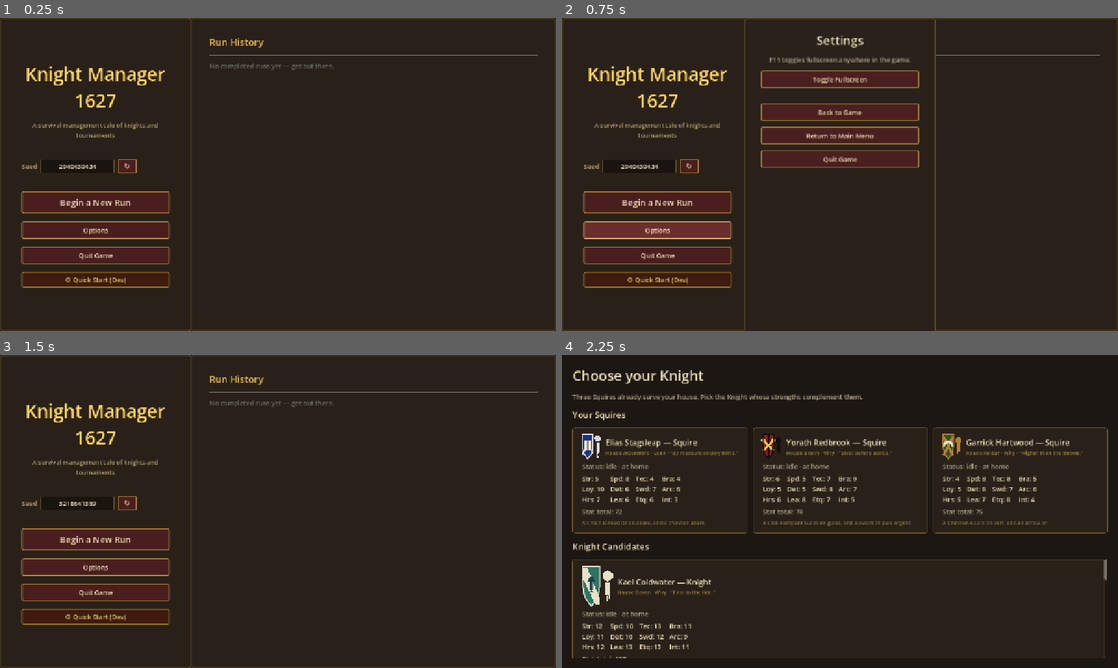
Above: before the commit, frames 1-4 (two rows, left to right).
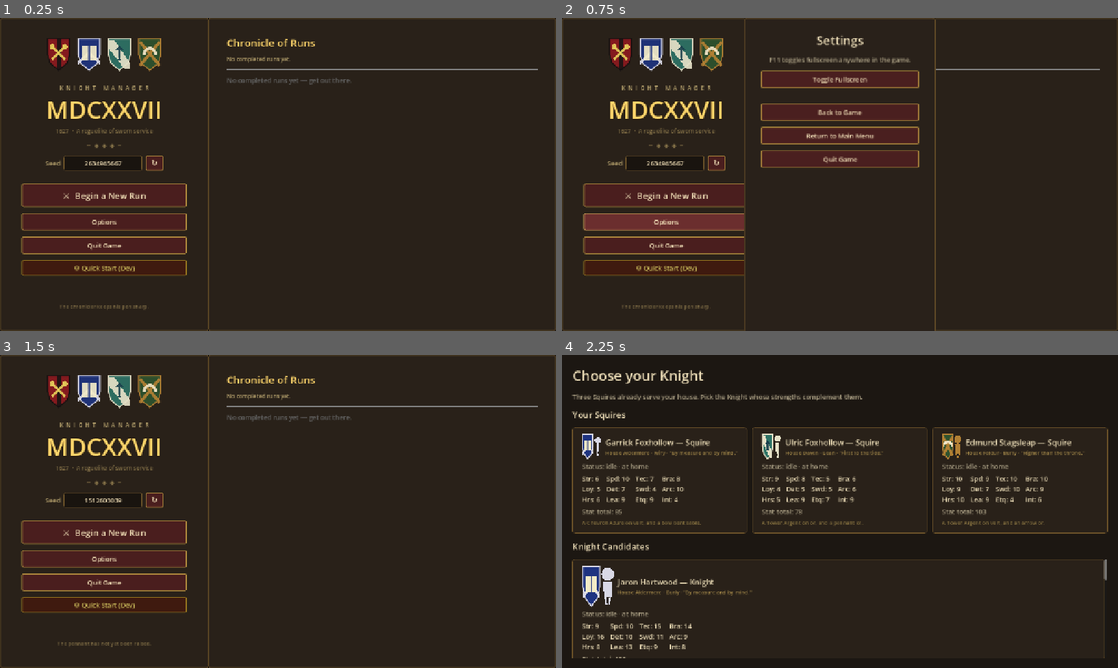
Above: after the commit, the same moments.

Repository: Jackz0Knight/KM27
Game: Godot game, scene res://scenes/Main.tscn
The game is run twice, just before and just after one commit, with the same random seed, the same clock (stepped at 60 frames per second) and the same inputs.
Inputs:
- Up to frame 1 (0.25 s): no input
- Up to frame 2 (0.75 s): click "Options" at 0.5 s
- Up to frame 3 (1.5 s): click "Return to Main Menu" at 1.25 s
- Up to frame 4 (2.25 s): click "Begin a New Run" (after the commit: "⚔ Begin a New Run") at 2 s

The runs differ from the first frame. In frame 1, 11% of the frame differs, in the area x 3-97%, y 0-100%; in frame 2, 9.9%; in frame 3, 11%; in frame 4, 4.0%.

Commit message:
feat(menu): heraldic frieze, polished title, totals on chronicle panel
Reworks the title screen for visual weight. Uses the new BannerIcon system
as decoration so the four houses register as canonical the moment the
player loads the game.

LEFT panel
- Heraldic frieze: row of all four house crests (Brann, Aldermere, Daven,
  Faldur) at the top, no body silhouettes — pure decoration.
- Title block restructured: small-caps overline ("K N I G H T  M A N A G E R"),
  Roman-numeral year MDCXXVII as the gold centerpiece, Arabic year + tagline
  below.
- Ornament divider between title and seed row.
- Footer flavour line (rotating from a small pool) anchored to the bottom.
- Buttons widened from 280→300 and the primary action gets a ⚔ glyph.

RIGHT panel
- Renamed to "Chronicle of Runs."
- Totals strip under the header: "N runs · M won · longest W weeks."
- Per-run rows rewritten — semantic labels ("Grand Tournament won" /
  "Homestead breached, week X") instead of the old emoji+verb mix.

Also adds `BannerIcon.set_house(house_id, body_type="")` as a decorative
entry point that bypasses the Unit requirement, so the frieze (and future
decorative uses) don't need a fake unit.

No mechanical changes. All purely visual.

Co-Authored-By: Claude Opus 4.7 <noreply@anthropic.com>

Diff:
--- a/scripts/main.gd
+++ b/scripts/main.gd
@@ -1,11 +1,22 @@
 extends Control
 
-# Title / main-menu screen. Layout:
-#   LEFT  — Title, seed row, New Game, Continue (if save), Quit, Quick Start (debug)
-#   RIGHT — Run History panel (from SaveManager)
+# Title / main-menu screen. Built procedurally in code rather than from a
+# scene tree because the layout is data-driven (button list reacts to save
+# state, Quick Start gates on debug build).
+#
+# Layout:
+#   LEFT  — Heraldic frieze (4 house crests) → title → seed row → action
+#           buttons (New Game / Continue / Options / Quit / Quick Start).
+#   RIGHT — Run History totals strip + scrollable per-run list.
+
+const HOUSE_FRIEZE_IDS: Array[String] = ["brann", "aldermere", "daven", "faldur"]
+const GOLD: Color = Color(1.0, 0.84, 0.42)
+const PARCHMENT: Color = Color(0.78, 0.74, 0.60)
+const DIM_PARCHMENT: Color = Color(0.55, 0.50, 0.38)
 
 var _seed_edit: LineEdit = null
 var _history_rtl: RichTextLabel = null
+var _totals_lbl: Label = null
 
 
 func _ready() -> void:
@@ -25,11 +36,16 @@
 	hbox.add_theme_constant_override("separation", 0)
 	add_child(hbox)
 
-	# ── LEFT PANEL ──────────────────────────────
+	hbox.add_child(_build_left_panel())
+	hbox.add_child(_build_right_panel())
+
+
+# ─── LEFT PANEL ────────────────────────────────────────────────────────────
+
+func _build_left_panel() -> Control:
 	var left_panel := PanelContainer.new()
-	left_panel.custom_minimum_size = Vector2(440, 0)
+	left_panel.custom_minimum_size = Vector2(480, 0)
 	left_panel.size_flags_vertical = Control.SIZE_EXPAND_FILL
-	hbox.add_child(left_panel)
 
 	var left_margin := MarginContainer.new()
 	for side in ["left", "right", "top", "bottom"]:
@@ -38,43 +54,158 @@
 
 	var left_vbox := VBoxContainer.new()
 	left_vbox.alignment = BoxContainer.ALIGNMENT_CENTER
-	left_vbox.add_theme_constant_override("separation", 18)
+	left_vbox.add_theme_constant_override("separation", 14)
 	left_vbox.size_flags_vertical = Control.SIZE_EXPAND_FILL
 	left_margin.add_child(left_vbox)
 
-	# Title
-	var title_lbl := Label.new()
-	title_lbl.text = "Knight Manager 1627"
-	title_lbl.add_theme_font_size_override("font_size", 42)
-	title_lbl.add_theme_color_override("font_color", Color(1.0, 0.84, 0.42))
-	title_lbl.add_theme_color_override("font_outline_color", Color(0.12, 0.07, 0.02))
-	title_lbl.add_theme_constant_override("outline_size", 4)
-	title_lbl.horizontal_alignment = HORIZONTAL_ALIGNMENT_CENTER
-	title_lbl.autowrap_mode = TextServer.AUTOWRAP_WORD
-	left_vbox.add_child(title_lbl)
-
-	var subtitle_lbl := Label.new()
-	subtitle_lbl.text = "A survival management tale of knights and tournaments"
-	subtitle_lbl.add_theme_font_size_override("font_size", 14)
-	subtitle_lbl.modulate = Color(0.78, 0.74, 0.60)
-	subtitle_lbl.horizontal_alignment = HORIZONTAL_ALIGNMENT_CENTER
-	subtitle_lbl.autowrap_mode = TextServer.AUTOWRAP_WORD
-	left_vbox.add_child(subtitle_lbl)
-
-	left_vbox.add_child(_make_spacer(8))
-
-	# Seed row
+	# Heraldic frieze — the four noble houses, side by side, as decoration.
+	left_vbox.add_child(_build_heraldic_frieze())
+
+	left_vbox.add_child(_make_spacer(4))
+
+	# Title block — overline, big title, year, subtitle.
+	left_vbox.add_child(_build_title_block())
+
+	left_vbox.add_child(_make_ornament_divider())
+
+	# Seed row.
+	left_vbox.add_child(_build_seed_row())
+
+	left_vbox.add_child(_make_spacer(2))
+
+	# Primary action.
+	var new_game_btn := Button.new()
+	new_game_btn.text = "⚔  Begin a New Run"
+	new_game_btn.custom_minimum_size = Vector2(300, 54)
+	new_game_btn.add_theme_font_size_override("font_size", 20)
+	new_game_btn.pressed.connect(_on_start)
+	left_vbox.add_child(new_game_btn)
+
+	# Continue (only if save exists).
+	if SaveManager.has_save():
+		var cont_btn := Button.new()
+		cont_btn.text = "Continue Run"
+		cont_btn.custom_minimum_size = Vector2(300, 44)
+		cont_btn.add_theme_font_size_override("font_size", 17)
+		cont_btn.modulate = Color(0.80, 0.95, 0.80)
+		cont_btn.pressed.connect(_on_continue)
+		left_vbox.add_child(cont_btn)
+
+	# Options.
+	var options_btn := Button.new()
+	options_btn.text = "Options"
+	options_btn.custom_minimum_size = Vector2(300, 40)
+	options_btn.pressed.connect(_on_options)
+	left_vbox.add_child(options_btn)
+
+	# Quit.
+	var quit_btn := Button.new()
+	quit_btn.text = "Quit Game"
+	quit_btn.custom_minimum_size = Vector2(300, 40)
+	quit_btn.pressed.connect(func(): get_tree().quit())
+	left_vbox.add_child(quit_btn)
+
+	# Quick Start (debug only).
+	if OS.is_debug_build():
+		var qs_btn := Button.new()
+		qs_btn.text = "⚙ Quick Start (Dev)"
+		qs_btn.custom_minimum_size = Vector2(300, 36)
+		qs_btn.modulate = Color(0.85, 0.85, 0.50)
+		qs_btn.tooltip_text = "Start at week 10 with gold, stocked inventory, and preset stats (debug only)"
+		qs_btn.pressed.connect(_on_quick_start)
+		left_vbox.add_child(qs_btn)
+
+	# Push a footer chronicle line to the bottom of the panel.
+	left_vbox.add_child(_make_spacer(0))
+	var footer_spacer := Control.new()
+	footer_spacer.size_flags_vertical = Control.SIZE_EXPAND_FILL
+	left_vbox.add_child(footer_spacer)
+
+	var footer_lbl := Label.new()
+	footer_lbl.text = _flavour_footer()
+	footer_lbl.horizontal_alignment = HORIZONTAL_ALIGNMENT_CENTER
+	footer_lbl.autowrap_mode = TextServer.AUTOWRAP_WORD
+	footer_lbl.add_theme_font_size_override("font_size", 12)
+	footer_lbl.modulate = DIM_PARCHMENT
+	left_vbox.add_child(footer_lbl)
+
+	return left_panel
+
+
+func _build_heraldic_frieze() -> Control:
+	# A row of all four house crests. Pure decoration — anchors the houses
+	# as canonical lore the moment the player loads the game.
+	var wrap := HBoxContainer.new()
+	wrap.alignment = BoxContainer.ALIGNMENT_CENTER
+	wrap.add_theme_constant_override("separation", 14)
+	for hid in HOUSE_FRIEZE_IDS:
+		var crest := BannerIcon.new()
+		crest.custom_minimum_size = Vector2(56, 72)
+		crest.set_show_body(false)
+		crest.set_house(hid)
+		crest.modulate.a = 0.92
+		wrap.add_child(crest)
+	return wrap
+
+
+func _build_title_block() -> Control:
+	var vbox := VBoxContainer.new()
+	vbox.alignment = BoxContainer.ALIGNMENT_CENTER
+	vbox.add_theme_constant_override("separation", 2)
+
+	# Overline — small caps tracked out, sits above the title.
+	var overline := Label.new()
+	overline.text = "K  N  I  G  H  T     M  A  N  A  G  E  R"
+	overline.horizontal_alignment = HORIZONTAL_ALIGNMENT_CENTER
+	overline.add_theme_font_size_override("font_size", 13)
+	overline.modulate = PARCHMENT
+	vbox.add_child(overline)
+
+	# Year — the dramatic centerpiece.
+	var year := Label.new()
+	year.text = "MDCXXVII"
+	year.horizontal_alignment = HORIZONTAL_ALIGNMENT_CENTER
+	year.add_theme_font_size_override("font_size", 56)
+	year.add_theme_color_override("font_color", GOLD)
+	year.add_theme_color_override("font_outline_color", Color(0.12, 0.07, 0.02))
+	year.add_theme_constant_override("outline_size", 5)
+	vbox.add_child(year)
+
+	# Subline — small Arabic year + tagline.
+	var sub := Label.new()
+	sub.text = "1627  ·  A roguelike of sworn service"
+	sub.horizontal_alignment = HORIZONTAL_ALIGNMENT_CENTER
+	sub.add_theme_font_size_override("font_size", 13)
+	sub.modulate = DIM_PARCHMENT
+	vbox.add_child(sub)
+
+	return vbox
+
+
+func _make_ornament_divider() -> Control:
+	# A single-line decorative divider. Three diamonds with thin rules either
+	# side, all in muted parchment. Matches medieval chapter-break aesthetic
+	# without needing an art asset.
+	var lbl := Label.new()
+	lbl.text = "─  ◆  ◆  ◆  ─"
+	lbl.horizontal_alignment = HORIZONTAL_ALIGNMENT_CENTER
+	lbl.add_theme_font_size_override("font_size", 14)
+	lbl.modulate = DIM_PARCHMENT
+	return lbl
+
+
+func _build_seed_row() -> Control:
 	var seed_row := HBoxContainer.new()
+	seed_row.alignment = BoxContainer.ALIGNMENT_CENTER
 	seed_row.add_theme_constant_override("separation", 8)
-	left_vbox.add_child(seed_row)
 
 	var seed_pfx := Label.new()
 	seed_pfx.text = "Seed"
-	seed_pfx.modulate = Color(0.78, 0.74, 0.60)
+	seed_pfx.modulate = PARCHMENT
 	seed_row.add_child(seed_pfx)
 
 	_seed_edit = LineEdit.new()
-	_seed_edit.custom_minimum_size = Vector2(170, 32)
+	_seed_edit.custom_minimum_size = Vector2(180, 32)
 	_seed_edit.placeholder_text = "(random)"
 	_seed_edit.alignment = HORIZONTAL_ALIGNMENT_CENTER
 	_seed_edit.max_length = 12
@@ -83,62 +214,21 @@
 
 	var rand_btn := Button.new()
 	rand_btn.text = "↻"
-	rand_btn.custom_minimum_size = Vector2(44, 32)
+	rand_btn.custom_minimum_size = Vector2(40, 32)
 	rand_btn.tooltip_text = "Roll a fresh random seed"
 	rand_btn.pressed.connect(func(): _set_seed(randi()))
 	seed_row.add_child(rand_btn)
 
 	_set_seed(randi())
-
-	left_vbox.add_child(_make_spacer(4))
-
-	# New Game button
-	var new_game_btn := Button.new()
-	new_game_btn.text = "Begin a New Run"
-	new_game_btn.custom_minimum_size = Vector2(280, 52)
-	new_game_btn.add_theme_font_size_override("font_size", 20)
-	new_game_btn.pressed.connect(_on_start)
-	left_vbox.add_child(new_game_btn)
-
-	# Continue button (only if save exists)
-	if SaveManager.has_save():
-		var cont_btn := Button.new()
-		cont_btn.text = "Continue Run"
-		cont_btn.custom_minimum_size = Vector2(280, 44)
-		cont_btn.add_theme_font_size_override("font_size", 17)
-		cont_btn.modulate = Color(0.80, 0.95, 0.80)
-		cont_btn.pressed.connect(_on_continue)
-		left_vbox.add_child(cont_btn)
-
-	# Options
-	var options_btn := Button.new()
-	options_btn.text = "Options"
-	options_btn.custom_minimum_size = Vector2(280, 40)
-	options_btn.pressed.connect(_on_options)
-	left_vbox.add_child(options_btn)
-
-	# Quit
-	var quit_btn := Button.new()
-	quit_btn.text = "Quit Game"
-	quit_btn.custom_minimum_size = Vector2(280, 40)
-	quit_btn.pressed.connect(func(): get_tree().quit())
-	left_vbox.add_child(quit_btn)
-
-	# Quick Start (debug only)
-	if OS.is_debug_build():
-		var qs_btn := Button.new()
-		qs_btn.text = "⚙ Quick Start (Dev)"
-		qs_btn.custom_minimum_size = Vector2(280, 36)
-		qs_btn.modulate = Color(0.85, 0.85, 0.50)
-		qs_btn.tooltip_text = "Start at week 10 with gold, stocked inventory, and preset stats (debug only)"
-		qs_btn.pressed.connect(_on_quick_start)
-		left_vbox.add_child(qs_btn)
-
-	# ── RIGHT PANEL ──────────────────────────────
+	return seed_row
+
+
+# ─── RIGHT PANEL ───────────────────────────────────────────────────────────
+
+func _build_right_panel() -> Control:
 	var right_panel := PanelContainer.new()
 	right_panel.size_flags_horizontal = Control.SIZE_EXPAND_FILL
 	right_panel.size_flags_vertical = Control.SIZE_EXPAND_FILL
-	hbox.add_child(right_panel)
 
 	var right_margin := MarginContainer.new()
 	for side in ["left", "right", "top", "bottom"]:
@@ -151,10 +241,15 @@
 	right_margin.add_child(right_vbox)
 
 	var hist_hdr := Label.new()
-	hist_hdr.text = "Run History"
-	hist_hdr.add_theme_font_size_override("font_size", 22)
-	hist_hdr.modulate = Color(1.0, 0.84, 0.42)
+	hist_hdr.text = "Chronicle of Runs"
+	hist_hdr.add_theme_font_size_override("font_size", 24)
+	hist_hdr.add_theme_color_override("font_color", GOLD)
 	right_vbox.add_child(hist_hdr)
+
+	_totals_lbl = Label.new()
+	_totals_lbl.add_theme_font_size_override("font_size", 13)
+	_totals_lbl.modulate = PARCHMENT
+	right_vbox.add_child(_totals_lbl)
 
 	right_vbox.add_child(HSeparator.new())
 
@@ -170,14 +265,33 @@
 	hist_scroll.add_child(_history_rtl)
 
 	_refresh_history()
+	return right_panel
 
 
 func _refresh_history() -> void:
+	var history: Array[Dictionary] = SaveManager.run_history
+
+	# Totals strip.
+	if _totals_lbl != null:
+		if history.is_empty():
+			_totals_lbl.text = "No completed runs yet."
+		else:
+			var wins: int = 0
+			var best_week: int = 0
+			for entry in history:
+				if str(entry.get("outcome", "")) == "won":
+					wins += 1
+				best_week = maxi(best_week, int(entry.get("weeks_survived", 0)))
+			_totals_lbl.text = "%d runs  ·  %d won  ·  longest run: %d weeks" % [
+				history.size(), wins, best_week,
+			]
+
 	if _history_rtl == null:
 		return
-	var history: Array[Dictionary] = SaveManager.run_history
 	if history.is_empty():
-		_history_rtl.parse_bbcode("[color=#666666]No completed runs yet — get out there.[/color]")
+		_history_rtl.parse_bbcode(
+			"[color=#666666]No completed runs yet — get out there.[/color]"
+		)
 		return
 
 	var lines: Array[String] = []
@@ -190,13 +304,27 @@
 		var weeks: int = int(entry.get("weeks_survived", 0))
 		var date: String = str(entry.get("date", ""))
 
+		var label: String
+		var colour: String
 		if outcome == "won":
-			lines.append("[color=#FFD61A]Run #%d   Week %d / WON 🏆   %s[/color]" % [run_num, weeks, date])
+			label = "Grand Tournament won"
+			colour = "#FFD61A"
 		else:
-			lines.append("[color=#888888]Run #%d   Week %d / Lost   %s[/color]" % [run_num, weeks, date])
+			label = "Homestead breached, week %d" % weeks
+			colour = "#888888"
+
+		var date_part: String = ""
+		if date != "":
+			date_part = "  [color=#666666]%s[/color]" % date
+
+		lines.append(
+			"[color=%s]Run %02d  ·  %s[/color]%s" % [colour, run_num, label, date_part]
+		)
 
 	_history_rtl.parse_bbcode("\n".join(lines))
 
+
+# ─── helpers ──────────────────────────────────────────────────────────────
 
 func _make_spacer(height: int) -> Control:
 	var s := Control.new()
@@ -204,7 +332,21 @@
 	return s
 
 
-# ---------- seed ----------
+func _flavour_footer() -> String:
+	# Rotating flavour line at the bottom of the menu. Pure cosmetic.
+	const LINES: Array[String] = [
+		"The household waits.",
+		"Steel before words.",
+		"The chronicler keeps his pen sharp.",
+		"By measure and by mind.",
+		"First to the tide.",
+		"Higher than the throne.",
+		"The pennant has not yet been raised.",
+	]
+	return LINES[randi() % LINES.size()]
+
+
+# ─── seed ──────────────────────────────────────────────────────────────────
 
 func _set_seed(value: int) -> void:
 	if _seed_edit != null:
@@ -222,7 +364,7 @@
 	return int(raw)
 
 
-# ---------- button handlers ----------
+# ─── button handlers ───────────────────────────────────────────────────────
 
 func _on_start() -> void:
 	var seed_value: int = _resolve_seed()
--- a/scripts/ui/banner_icon.gd
+++ b/scripts/ui/banner_icon.gd
@@ -33,6 +33,15 @@
 	else:
 		_house_id = unit.house_id
 		_body_type = unit.body_type
+	queue_redraw()
+
+
+# Decorative entry point — render a house's crest without needing a Unit.
+# Used by the title screen frieze. Pass body_type="" to suppress the silhouette
+# (set_show_body still gates whether the silhouette renders at all).
+func set_house(house_id: String, body_type: String = "") -> void:
+	_house_id = house_id
+	_body_type = body_type
 	queue_redraw()
 
 
